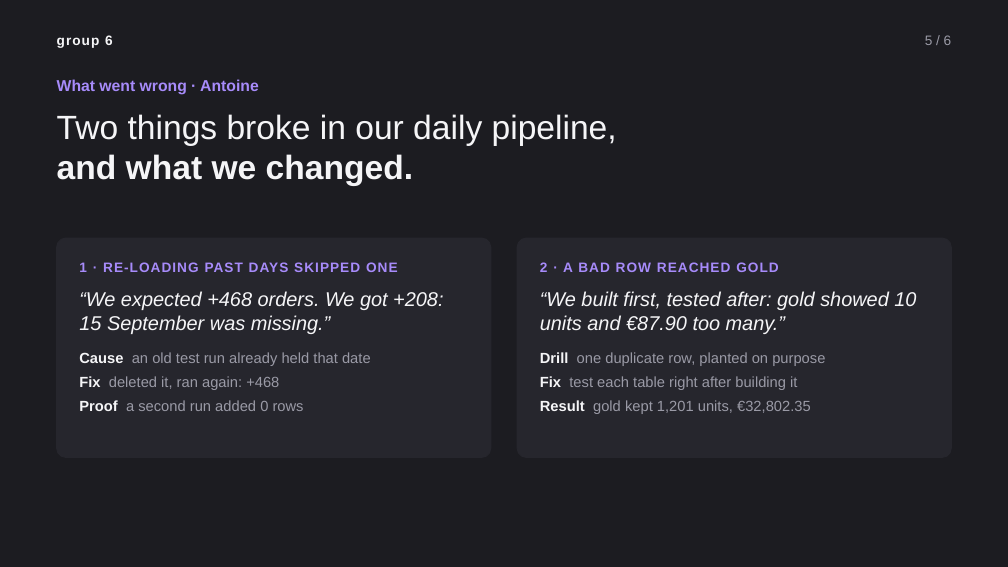
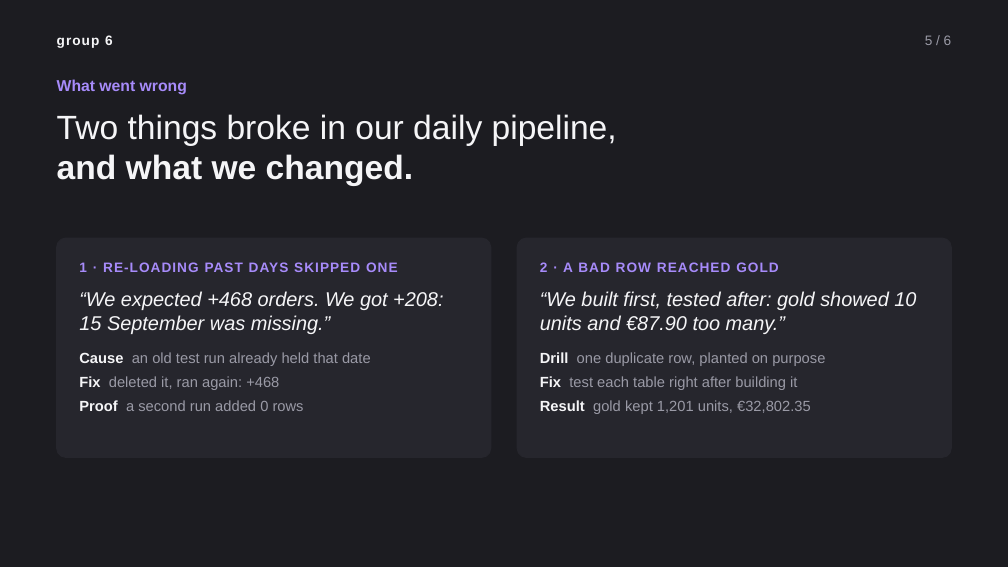
Before and after one commit to antotototototo18/albert-marketplace-data-platform, a slide deck: slide 5 of docs/presentation/group6-pitch.pptx. Drawn at 1008x567 pixels with LibreOffice and Linux fonts; fonts in the diff are those of the drawing. Boxes give left, top, right and bottom in pixels: in the first picture for what was removed or moved away, otherwise in the second. Text is boxed around its words. In the diff, an @@ line names an element or a change of style, - is before the commit and + after.

```diff
--- a/docs/presentation/group6-pitch.pptx
+++ b/docs/presentation/group6-pitch.pptx
@@ text at box(57, 79, 187, 95): text changed @@
-What went wrong · Antoine
+What went wrong
```
Also in this commit, not shown: 3 other slides changed, 1 other file.
